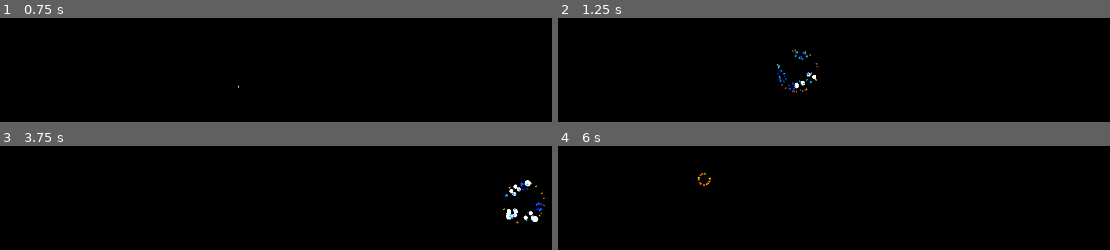
Above: before the commit, frames 1-4 (two rows, left to right).
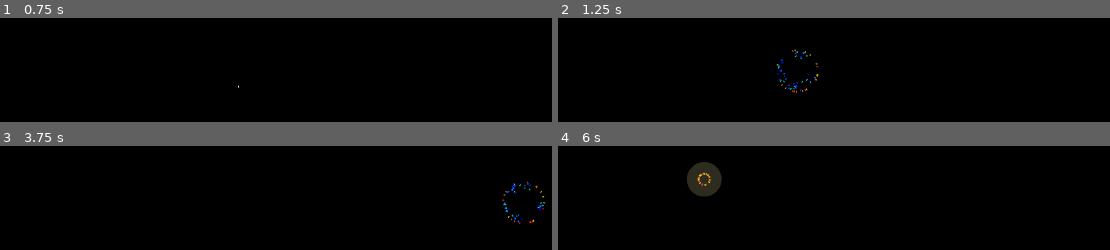
Above: after the commit, the same moments.

Repository: SomegitMissing/EmmaPaitings
Game: Godot game, scene res://canvas.tscn
The game is run twice, just before and just after one commit, with the same random seed, the same clock (stepped at 60 frames per second) and the same inputs. The project has no main scene, so this scene is started directly.
Inputs:
- Up to frame 1 (0.75 s): tap Enter at 0.5 s
- Up to frame 2 (1.25 s): no input
- Up to frame 3 (3.75 s): tap Space at 1.25, 2.75 s; tap Enter at 2, 3.5 s
- Up to frame 4 (6 s): tap Space at 4.25 s

Frame 1 is identical in both runs. In frame 2, 0.3% of the frame differs, in the area x 39-48%, y 32-71%; in frame 3, 0.9%; in frame 4, 1.6%, in the area x 23-30%, y 15-49%.

Commit message:
✨Iteration two

Diff:
--- /dev/null
+++ b/blur.gdshader
@@ -0,0 +1,8 @@
+shader_type canvas_item;
+uniform sampler2D SCREEN_TEXTURE: hint_screen_texture, filter_linear_mipmap;
+uniform float lod: hint_range(0.0, 5) = 0.0;
+
+void fragment(){
+	vec4 color = texture(SCREEN_TEXTURE, SCREEN_UV, lod);
+	COLOR = color;
+}
--- a/canvas.gd
+++ b/canvas.gd
@@ -1,5 +1,5 @@
 class_name Canvas
-extends Camera2D
+extends Node2D
 
 static var frame_count: int;
 
@@ -8,7 +8,7 @@
 func _ready() -> void:
 	RenderingServer.viewport_set_clear_mode(
 		get_viewport().get_viewport_rid(),
-		RenderingServer.VIEWPORT_CLEAR_NEVER
+		RenderingServer.VIEWPORT_CLEAR_ONLY_NEXT_FRAME
 	);
 
 func _process(_delta: float) -> void:
@@ -19,12 +19,12 @@
 	var viewport_size := get_viewport_rect().size;
 
 	draw_rect(Rect2(
-		position - viewport_size/2,
+		Vector2.ZERO - position,
 		viewport_size,
 	), color);
 
 func _draw() -> void:
-	fill(Color.from_rgba8(0, 0, 0, 10));
+	fill(Color.from_rgba8(0, 0, 0, 5));
 	var viewport_size := get_viewport_rect().size / 2;
 	var rand_pos := Vector2(
 		randf_range(-viewport_size.x + margin, viewport_size.x - margin),
@@ -41,7 +41,11 @@
 
 	var child_count := get_child_count();
 	for child_i in child_count:
-		var particle: Trajectory = get_child(child_i);
+		var node: Node2D = get_child(child_i);
+		if not node is Trajectory:
+			continue;
+
+		var particle: Trajectory = node;
 
 		particle.foward();
 		match particle.generation:
--- a/canvas.tscn
+++ b/canvas.tscn
@@ -1,6 +1,29 @@
-[gd_scene load_steps=2 format=3 uid="uid://b7ammashdn5c0"]
+[gd_scene load_steps=4 format=3 uid="uid://b7ammashdn5c0"]
 
 [ext_resource type="Script" uid="uid://c47cwkn5p8k64" path="res://canvas.gd" id="1_pfdkn"]
+[ext_resource type="Shader" uid="uid://bfilmdajv57ml" path="res://blur.gdshader" id="2_pfdkn"]
 
-[node name="Canvas" type="Camera2D"]
+[sub_resource type="ShaderMaterial" id="ShaderMaterial_15w7l"]
+shader = ExtResource("2_pfdkn")
+shader_parameter/lod = 0.1
+
+[node name="Control" type="Control"]
+layout_mode = 3
+anchors_preset = 15
+anchor_right = 1.0
+anchor_bottom = 1.0
+grow_horizontal = 2
+grow_vertical = 2
+
+[node name="Canvas" type="Node2D" parent="."]
+position = Vector2(960, 540)
 script = ExtResource("1_pfdkn")
+
+[node name="ColorRect" type="ColorRect" parent="."]
+material = SubResource("ShaderMaterial_15w7l")
+layout_mode = 1
+anchors_preset = 15
+anchor_right = 1.0
+anchor_bottom = 1.0
+grow_horizontal = 2
+grow_vertical = 2
--- /dev/null
+++ b/onda.gd
@@ -0,0 +1,26 @@
+class_name Onda
+extends Node2D
+
+var radius: float = 0;
+var speed: float = 0;
+var acceleration: float = 10000;
+var max_radius: float;
+
+var delta: float;
+
+func _process(_delta: float) -> void:
+	delta = _delta;
+	queue_redraw();
+
+func _draw() -> void:
+	speed += acceleration * delta;
+	radius += speed * delta;
+
+	draw_circle(
+		Vector2.ZERO,
+		radius,
+		Color.from_hsv(randf()*0.2, 0.3, 1, (1.0 - (radius/max_radius))*0.3),
+	);
+
+	if radius >= max_radius:
+		queue_free();
--- a/trajectory.gd
+++ b/trajectory.gd
@@ -12,7 +12,7 @@
 var ttl: float;
 var timer: Timer;
 
-const particle_amount := [25, 10];
+const particle_amount := [30, 5];
 
 func _ready() -> void:
 	parent = get_parent();
@@ -45,7 +45,12 @@
 	);
 
 	if timer.time_left <= 0:
-		parent.draw_circle(position, 15.0 / (generation + 1), Color.WHITE);
+		if generation == 0:
+			var onda := Onda.new();
+			onda.position = position;
+			onda.max_radius = 100.0;
+			parent.add_child(onda);
+
 		queue_free();
 
 		if generation > 1:
@@ -65,7 +70,7 @@
 			traject.direction = deg_to_rad(randf_range(0, 360));
 			traject.position = position;
 
-			get_parent().add_child(traject);
+			parent.add_child(traject);
 
 		return;
 
Not shown, added: blur.gdshader.uid
Not shown, added: onda.gd.uid
